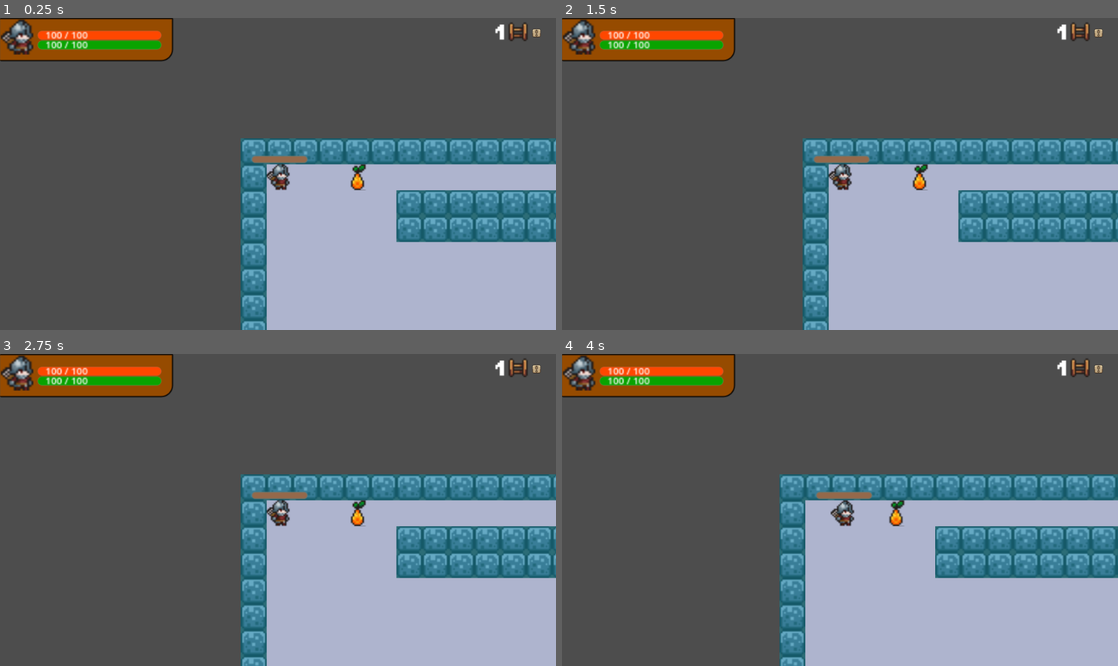
Above: before the commit, frames 1-4 (two rows, left to right).
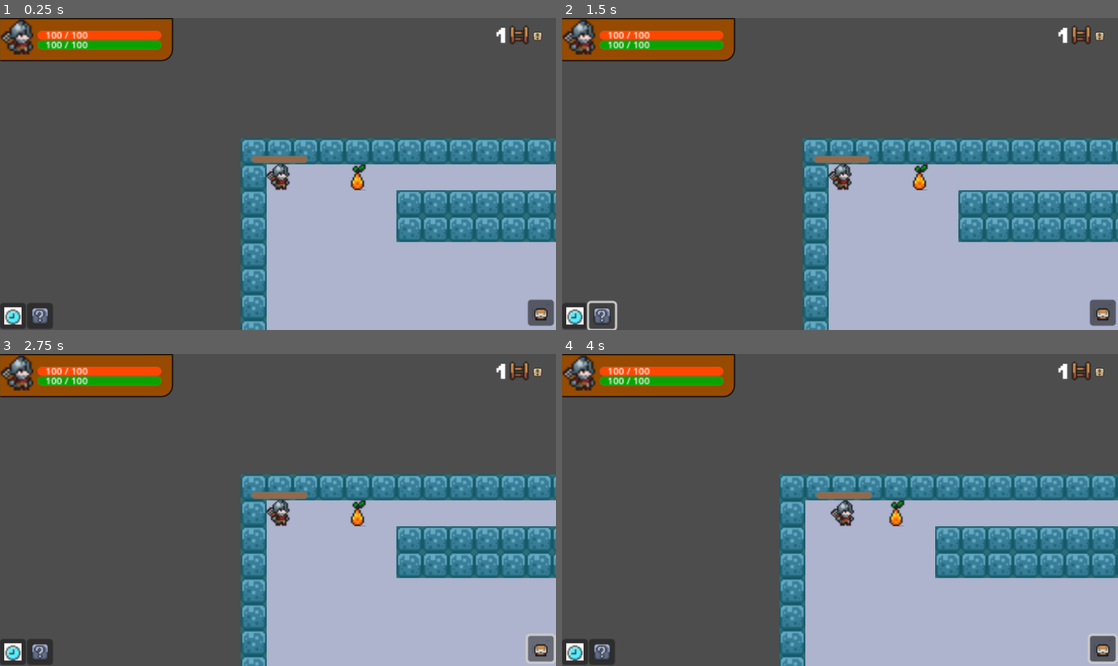
Above: after the commit, the same moments.

Repository: leon-chow/age-of-dungeons
Game: Godot game, scene res://game.tscn
The game is run twice, just before and just after one commit, with the same random seed, the same clock (stepped at 60 frames per second) and the same inputs.
Inputs (mouse positions are in pixels of both pictures, inside the frame that each line leads up to; where the layout moved, square brackets give the same spot in the first picture):
- Up to frame 1 (0.25 s): no input
- Up to frame 2 (1.5 s): click (573, 314) at 0.52 s; click (600, 314) at 1.27 s
- Up to frame 3 (2.75 s): click (539, 647) at 2.02 s
- Up to frame 4 (4 s): click (1079, 372) [1079, 369] at 2.75 s; hold Right (ui_right) from 3.53 s (still down)

The runs differ from the first frame. In frame 1, 1.4% of the frame differs, in the area x 0-100%, y 1-100%; in frame 2, 1.3%; in frame 3, 1.4%; in frame 4, 1.4%.

Commit message:
add the remaining ui buttons, add more assets

Diff:
--- a/game.tscn
+++ b/game.tscn
@@ -6,7 +6,9 @@
 [ext_resource type="PackedScene" uid="uid://dmn301om2v7mg" path="res://ui/player_ui.tscn" id="4_07jf6"]
 [ext_resource type="PackedScene" uid="uid://bx8pwtucjpfxg" path="res://characters/enemies/enemy1.tscn" id="4_t8o4l"]
 [ext_resource type="PackedScene" uid="uid://cnlqtxa62fffr" path="res://items/item.tscn" id="5_4btdl"]
-[ext_resource type="PackedScene" uid="uid://6848u6l8wds0" path="res://UI/floor_and_options.tscn" id="6_1hsjn"]
+[ext_resource type="PackedScene" uid="uid://6848u6l8wds0" path="res://ui/floor_and_options.tscn" id="6_1hsjn"]
+[ext_resource type="PackedScene" uid="uid://cpuis0ifcc10y" path="res://ui/bottom_left_ui.tscn" id="8_gls2d"]
+[ext_resource type="PackedScene" uid="uid://g1icmmjq2aqh" path="res://ui/bottom_right_ui.tscn" id="9_7hysp"]
 
 [sub_resource type="PhysicsMaterial" id="PhysicsMaterial_jqenv"]
 
@@ -231,10 +233,10 @@
 anchors_preset = 5
 anchor_left = 0.5
 anchor_right = 0.5
-offset_left = -60.0
-offset_top = 1.0
-offset_right = -5.0
-offset_bottom = 41.0
+offset_left = -59.0
+offset_top = 4.0
+offset_right = -4.0
+offset_bottom = 44.0
 grow_horizontal = 2
 
 [node name="PanelContainer" type="PanelContainer" parent="CanvasLayer"]
@@ -246,6 +248,28 @@
 [node name="PlayerUI" parent="CanvasLayer/PanelContainer" instance=ExtResource("4_07jf6")]
 z_index = 1
 layout_mode = 2
+
+[node name="BottomLeftUI" parent="CanvasLayer" instance=ExtResource("8_gls2d")]
+anchors_preset = 4
+anchor_top = 0.5
+anchor_right = 0.0
+anchor_bottom = 0.5
+offset_left = -0.5
+offset_top = -30.5
+offset_right = -0.5
+offset_bottom = -30.5
+grow_horizontal = 1
+
+[node name="BottomRightUI" parent="CanvasLayer" instance=ExtResource("9_7hysp")]
+anchors_preset = 8
+anchor_left = 0.5
+anchor_top = 0.5
+anchor_right = 0.5
+anchor_bottom = 0.5
+offset_left = -26.0
+offset_top = -33.0
+offset_right = -26.0
+offset_bottom = -33.0
 
 [connection signal="player_turn_ended" from="Player" to="GameManager" method="_on_player_turn_ended"]
 [connection signal="enemy_turn_ended" from="Enemies/Enemy" to="GameManager" method="_on_enemy_turn_ended"]
--- /dev/null
+++ b/ui/bottom_left_ui.tscn
@@ -0,0 +1,32 @@
+[gd_scene load_steps=4 format=3 uid="uid://cpuis0ifcc10y"]
+
+[ext_resource type="Texture2D" uid="uid://c7ga4vfhp4ont" path="res://assets/sprites/pixel_clock.png" id="1_s0gvt"]
+[ext_resource type="Texture2D" uid="uid://dnx200bls5a54" path="res://assets/sprites/world_tileset.png" id="2_t5n4s"]
+
+[sub_resource type="AtlasTexture" id="AtlasTexture_akm6y"]
+atlas = ExtResource("2_t5n4s")
+region = Rect2(112, 32, 16, 16)
+
+[node name="BottomLeftUI" type="Control"]
+layout_mode = 3
+anchors_preset = 15
+anchor_right = 1.0
+anchor_bottom = 1.0
+grow_horizontal = 2
+grow_vertical = 2
+
+[node name="MarginContainer" type="MarginContainer" parent="."]
+theme_override_constants/margin_top = 5
+theme_override_constants/margin_right = 5
+
+[node name="HBoxContainer" type="HBoxContainer" parent="MarginContainer"]
+layout_mode = 2
+theme_override_constants/separation = 1
+
+[node name="EndTurn" type="Button" parent="MarginContainer/HBoxContainer"]
+layout_mode = 2
+icon = ExtResource("1_s0gvt")
+
+[node name="Sense" type="Button" parent="MarginContainer/HBoxContainer"]
+layout_mode = 2
+icon = SubResource("AtlasTexture_akm6y")
--- /dev/null
+++ b/ui/bottom_right_ui.tscn
@@ -0,0 +1,27 @@
+[gd_scene load_steps=3 format=3 uid="uid://g1icmmjq2aqh"]
+
+[ext_resource type="Texture2D" uid="uid://35cbs6q08ulp" path="res://assets/sprites/all-assets-preview.png" id="1_nc1ow"]
+
+[sub_resource type="AtlasTexture" id="AtlasTexture_macga"]
+atlas = ExtResource("1_nc1ow")
+region = Rect2(496, 144, 16, 16)
+
+[node name="BottomRightUI" type="Control"]
+layout_mode = 3
+anchors_preset = 15
+anchor_right = 1.0
+anchor_bottom = 1.0
+grow_horizontal = 2
+grow_vertical = 2
+
+[node name="MarginContainer" type="MarginContainer" parent="."]
+theme_override_constants/margin_top = 5
+theme_override_constants/margin_right = 5
+
+[node name="HBoxContainer" type="HBoxContainer" parent="MarginContainer"]
+layout_mode = 2
+theme_override_constants/separation = 1
+
+[node name="Inventory" type="Button" parent="MarginContainer/HBoxContainer"]
+layout_mode = 2
+icon = SubResource("AtlasTexture_macga")
--- a/ui/floor_and_options.tscn
+++ b/ui/floor_and_options.tscn
@@ -11,8 +11,12 @@
 [sub_resource type="StyleBoxFlat" id="StyleBoxFlat_b2s43"]
 
 [node name="FloorAndOptions" type="VBoxContainer"]
-offset_right = 55.0
+anchors_preset = 1
+anchor_left = 1.0
+anchor_right = 1.0
+offset_left = -55.0
 offset_bottom = 25.0
+grow_horizontal = 0
 script = ExtResource("1_85t5f")
 
 [node name="MarginContainer" type="MarginContainer" parent="."]
Binary file added: assets/sprites/Pixel Crawler1.8/Pixel Crawler - FREE - 1.8/Enemy/Orc Crew/Orc - Rogue/Death/Death-Sheet.png
Not shown, added: assets/sprites/Pixel Crawler1.8/Pixel Crawler - FREE - 1.8/Enemy/Orc Crew/Orc - Rogue/Death/Death-Sheet.png.import
Binary file added: assets/sprites/Pixel Crawler1.8/Pixel Crawler - FREE - 1.8/Enemy/Orc Crew/Orc - Rogue/Death/Death.aseprite
Binary file added: assets/sprites/Pixel Crawler1.8/Pixel Crawler - FREE - 1.8/Enemy/Orc Crew/Orc - Rogue/Idle/Idle-Sheet.png
Not shown, added: assets/sprites/Pixel Crawler1.8/Pixel Crawler - FREE - 1.8/Enemy/Orc Crew/Orc - Rogue/Idle/Idle-Sheet.png.import
Binary file added: assets/sprites/Pixel Crawler1.8/Pixel Crawler - FREE - 1.8/Enemy/Orc Crew/Orc - Rogue/Idle/Idle.aseprite
Binary file added: assets/sprites/Pixel Crawler1.8/Pixel Crawler - FREE - 1.8/Enemy/Orc Crew/Orc - Rogue/Run/Run-Sheet.png
Not shown, added: assets/sprites/Pixel Crawler1.8/Pixel Crawler - FREE - 1.8/Enemy/Orc Crew/Orc - Rogue/Run/Run-Sheet.png.import
Binary file added: assets/sprites/Pixel Crawler1.8/Pixel Crawler - FREE - 1.8/Enemy/Orc Crew/Orc - Rogue/Run/Run.aseprite
Binary file added: assets/sprites/Pixel Crawler1.8/Pixel Crawler - FREE - 1.8/Enemy/Orc Crew/Orc - Shaman/Death/Death-Sheet.png
Not shown, added: assets/sprites/Pixel Crawler1.8/Pixel Crawler - FREE - 1.8/Enemy/Orc Crew/Orc - Shaman/Death/Death-Sheet.png.import
Binary file added: assets/sprites/Pixel Crawler1.8/Pixel Crawler - FREE - 1.8/Enemy/Orc Crew/Orc - Shaman/Death/Death.aseprite
(and 118 more such lines)
